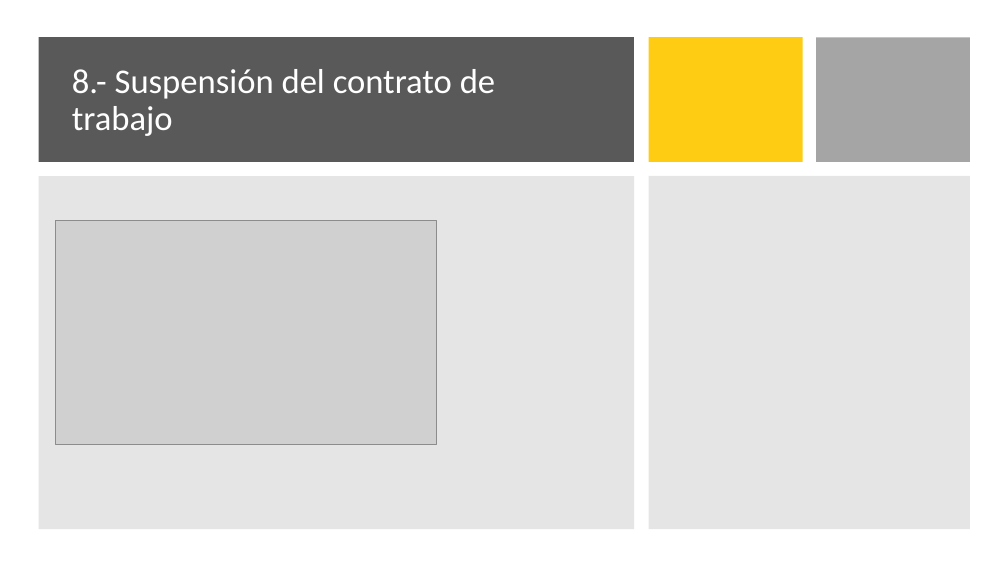
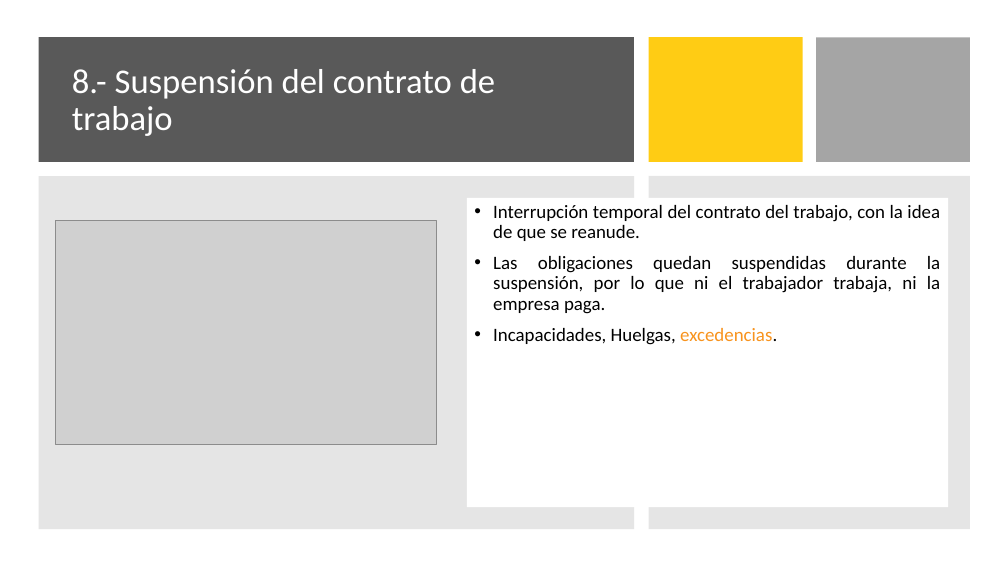
Before and after one commit to DiMaPaGa/daw1, a slide deck: slide 15 of PROGRAMACION/FOL/TEMA 3 FOL 2023 2024.pptx. Drawn at 1008x567 pixels with LibreOffice and Linux fonts; fonts in the diff are those of the drawing; grey boxes stand for pictures. Boxes give left, top, right and bottom in pixels: in the first picture for what was removed or moved away, otherwise in the second. Text is boxed around its words. In the diff, an @@ line names an element or a change of style, - is before the commit and + after.

```diff
--- a/PROGRAMACION/FOL/TEMA 3 FOL 2023 2024.pptx
+++ b/PROGRAMACION/FOL/TEMA 3 FOL 2023 2024.pptx
@@ text added at (x1=467, y1=198, x2=948, y2=507), fill #FFFFFF, 18 pt, text #000000 @@
+• Interrupción temporal del contrato del trabajo, con la idea de que se reanude.
+• Las obligaciones quedan suspendidas durante la suspensión, por lo que ni el trabajador trabaja, ni la empresa paga.
+• Incapacidades, Huelgas, excedencias.
```
Also in this commit, not shown: 6 other slides changed, 1 slide added, 3 other files.
